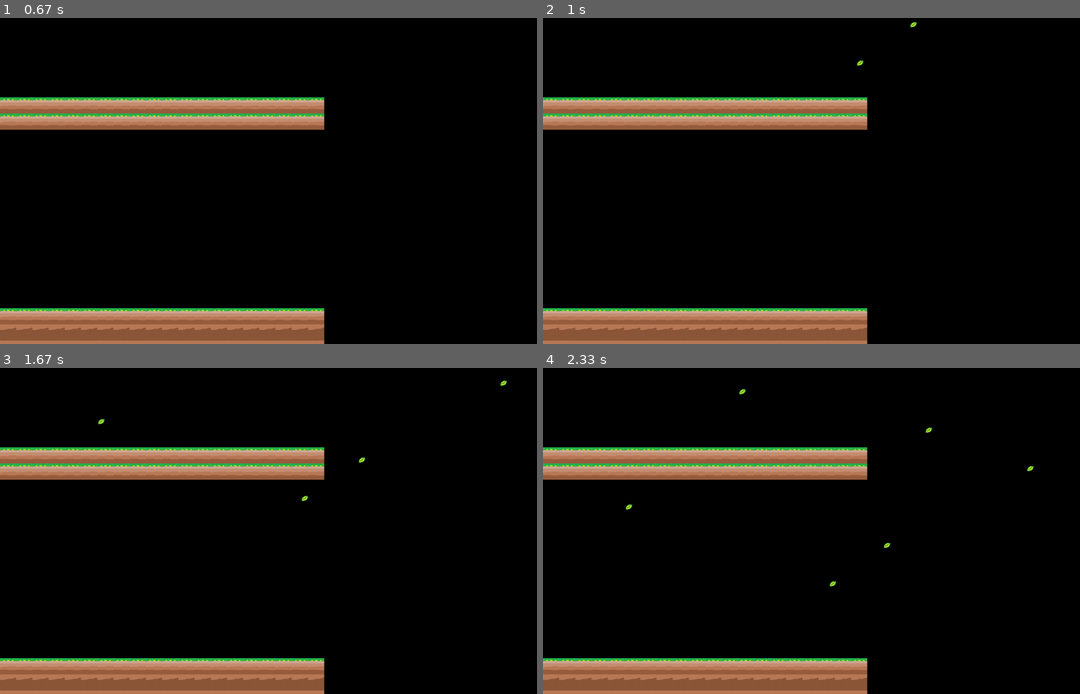
Above: before the commit, frames 1-4 (two rows, left to right).
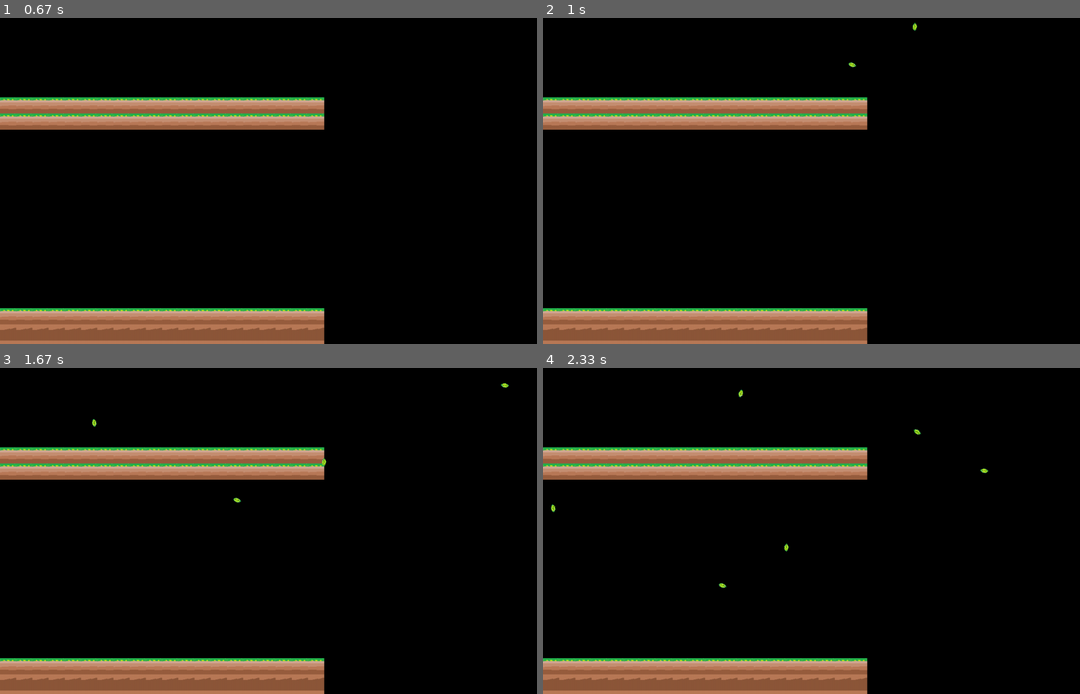
Above: after the commit, the same moments.

Repository: Miyuru-Shalitha/pygame-environment
Game: pygame game, started from main.py
The game is run twice, just before and just after one commit, with the same random seed, the same clock (stepped at 60 frames per second) and the same inputs.
Inputs (mouse positions are in pixels of both pictures, inside the frame that each line leads up to):
- Up to frame 1 (0.67 s): press the mouse at (273, 181) at 0.37 s; move the mouse to (187, 154) at 0.47 s; release the mouse at (102, 132) at 0.6 s
- Up to frame 2 (1 s): no input
- Up to frame 3 (1.67 s): no input
- Up to frame 4 (2.33 s): no input

Frame 1 is identical in both runs. In frame 2, less than 0.1% of the frame differs, in the area x 56-70%, y 1-16%; in frame 3, 0.1%; in frame 4, 0.2%, in the area x 1-92%, y 6-68%.

Commit message:
Improve leavese falling effect

Diff:
--- a/leaf.py
+++ b/leaf.py
@@ -8,14 +8,26 @@
         super().__init__()
         self.image = pygame.image.load("images/leaf.png").convert()
         self.image = pygame.transform.scale(self.image, (20, 20))
+        self.image = pygame.transform.rotate(self.image, random.randint(0, 360))
         self.image.set_colorkey(WHITE)
         self.rect = self.image.get_rect()
         self.rect.x = random.randint(0, SCREEN_SIZE[0])
         self.rect.y = 0
         self.x_change = 0
+        self.temp_x_val = 0
+        self.x_val_reverse = False
 
     def update(self, wind_speed):
         self.rect.y += 5
         self.rect.x += self.x_change
 
-        self.x_change = wind_speed + random.uniform(-1, 1)
+        if self.x_val_reverse:
+            self.temp_x_val += 0.1
+            if self.temp_x_val > 5:
+                self.x_val_reverse = True
+        else:
+            self.temp_x_val -= 0.1
+            if self.temp_x_val < -5:
+                self.x_val_reverse = True
+
+        self.x_change = wind_speed + random.uniform(-1, 1) + self.temp_x_val
